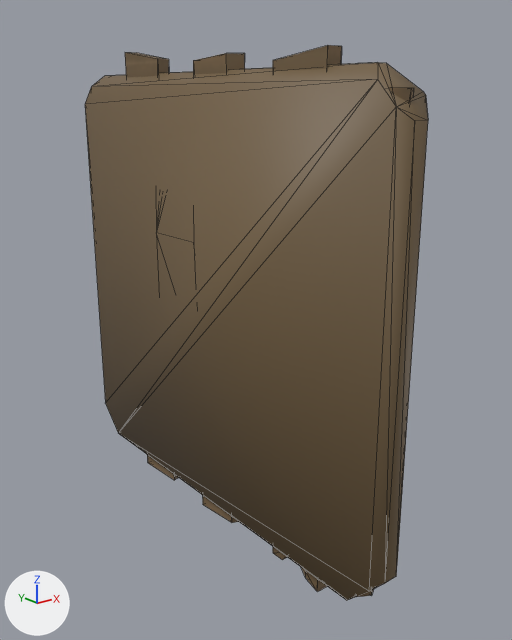
The FBX model Assets/Stylized_Egypt/Meshes/building/SM_wooden_boards_02.fbx, before and after one commit.
Rendered twice from a camera (50 mm lens) standing at (-1.58, -2.16, 0.79) and looking at (0.08, -0.08, -0.04). Lighting does not change. The marker at lower left points along +X, +Y and +Z. Mesh edges are drawn as thin lines. Where no turn or scale is listed for an object, it has been applied to the vertices.

Objects in the first picture: 'SM_wooden_boards_02', 'SM_wooden_boards_02_ConvexHulls'.
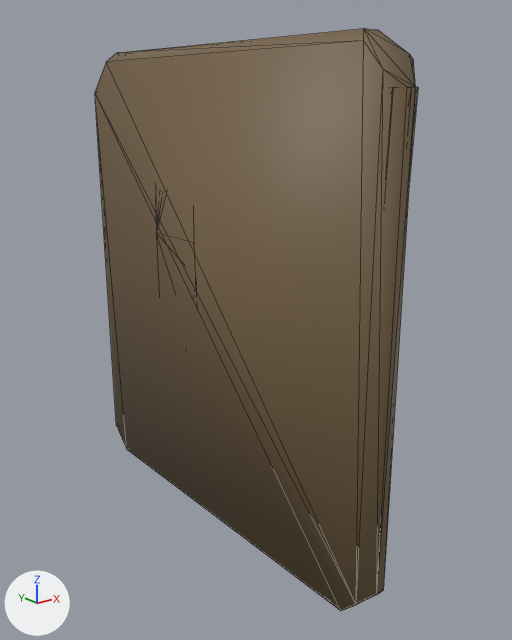
What differs and where, as boxes (x1, y1, x2, y2) in the pictures (512 x 640 px):
'SM_wooden_boards_02_ConvexHulls', moved, rescaled (6% narrower, 8% taller): before (85, 62, 428, 600); after (95, 29, 416, 611)
'SM_wooden_boards_02_LOD1', added: after (392, 87, 418, 170)
'SM_wooden_boards_02', unchanged, covered by the edit: before (125, 45, 414, 597)

What changed in the scene script:
```text
Add me_sm_wooden_boards_02_001:
    me_sm_wooden_boards_02_001.from_pydata(...)  # 120 vertices, 204 faces; spans x -0.09..0.06, y -0.86..0.85, z -0.92..0.96
    me_sm_wooden_boards_02_001.materials.append(mat_mi_building_wood_03_inst)  # picture img_t_wood_01_basecolor_png
Change ob_sm_wooden_boards_02_convexhulls:
    add ob_sm_wooden_boards_02_convexhulls.parent = ob_sm_wooden_boards_9
    ob_sm_wooden_boards_02_convexhulls.scale: (0.01, 0.01, 0.01) -> (1.0, 1.0, 1.0)
Add ob_sm_wooden_boards_9:
    ob_sm_wooden_boards_9 = bpy.data.objects.new('SM_wooden_boards_9', None)
    ob_sm_wooden_boards_9.location = (0.0, 0.0, 0.0)
    ob_sm_wooden_boards_9.rotation_euler = (1.571, 0.0, 0.0)  # degrees (90, 0, 0)
    ob_sm_wooden_boards_9.scale = (0.01, 0.01, 0.01)
Add ob_sm_wooden_boards_02_lod1:
    ob_sm_wooden_boards_02_lod1 = bpy.data.objects.new('SM_wooden_boards_02_LOD1', me_sm_wooden_boards_02_001)
    ob_sm_wooden_boards_02_lod1.location = (0.0, 0.0, 0.0)
```
